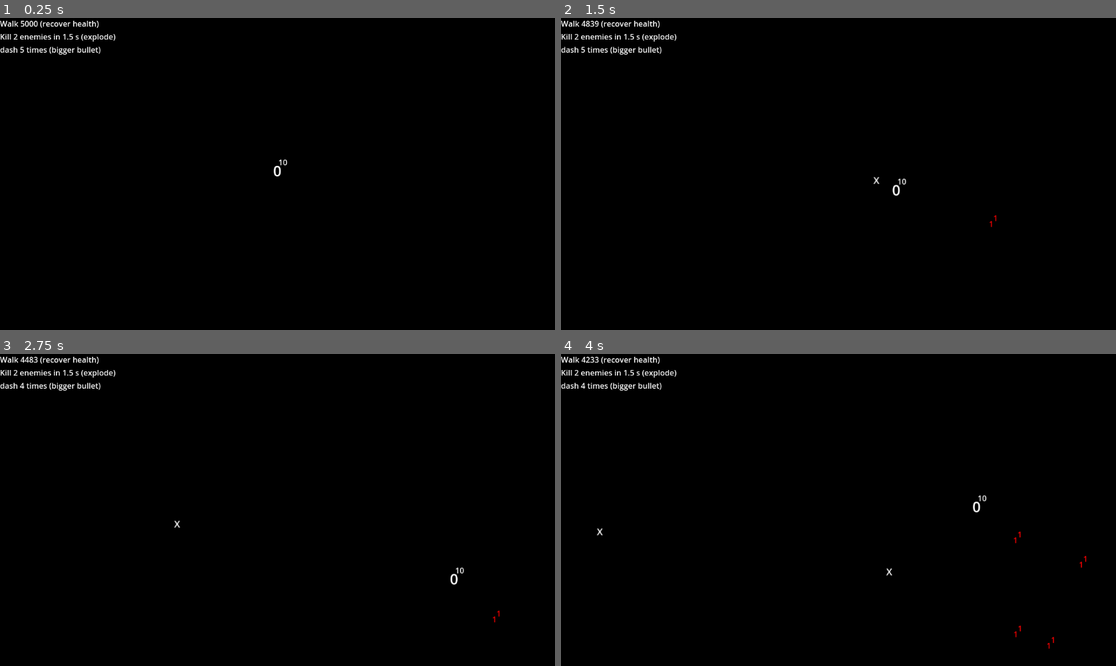
Above: before the commit, frames 1-4 (two rows, left to right).
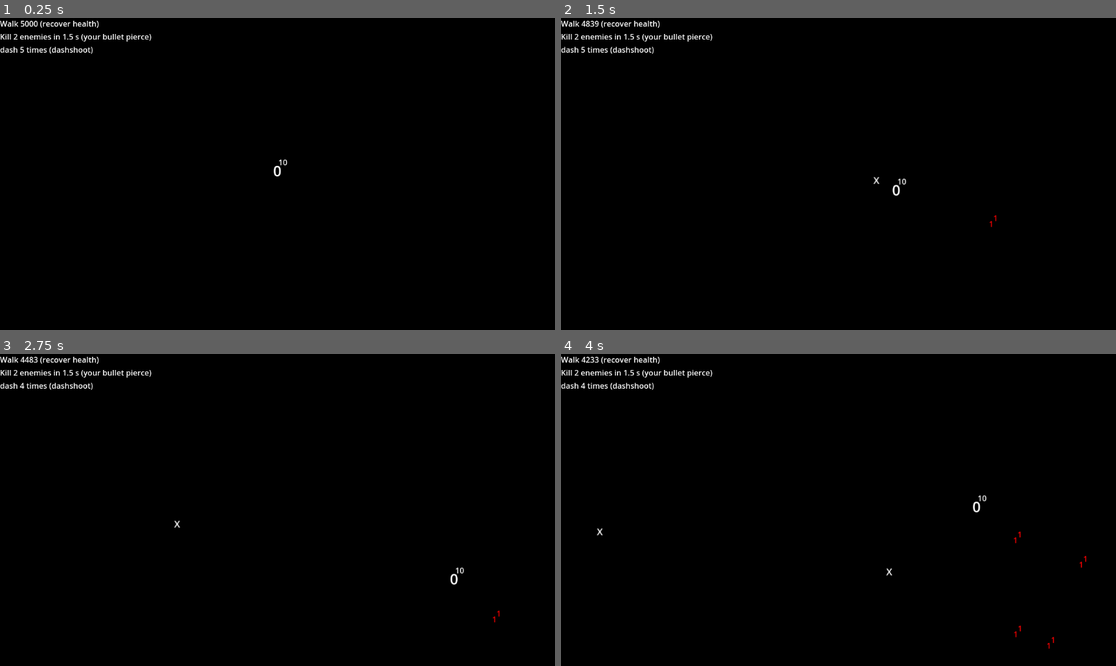
Above: after the commit, the same moments.

Repository: sentinelle28/game_jam_power
Game: Godot game, scene res://scene/gameplay_scene/gameplay_scene.tscn
The game is run twice, just before and just after one commit, with the same random seed, the same clock (stepped at 60 frames per second) and the same inputs. The project has no main scene, so this scene is started directly.
Inputs (mouse positions are in pixels of both pictures, inside the frame that each line leads up to):
- Up to frame 1 (0.25 s): no input
- Up to frame 2 (1.5 s): tap Enter at 0.5 s; move the mouse to (960, 158) at 0.52 s; hold Right (ui_right) 0.53-1.28 s; right-click (960, 158) at 0.6 s; move the mouse to (727, 189) at 1.27 s; hold Down (ui_down) from 1.28 s (still down); click (727, 189) at 1.35 s
- Up to frame 3 (2.75 s): move the mouse to (333, 441) at 2.02 s; release Down (ui_down) at 2.03 s; hold Right (ui_right) from 2.03 s (still down); right-click (333, 441) at 2.1 s
- Up to frame 4 (4 s): move the mouse to (810, 572) at 2.77 s; release Right (ui_right) at 2.78 s; hold Up (ui_up) 2.78-3.53 s; click (810, 572) at 2.85 s; move the mouse to (1005, 556) at 3.52 s; hold Left (ui_left) from 3.53 s (still down); right-click (1005, 556) at 3.6 s

The runs differ from the first frame. In frame 1, 0.3% of the frame differs, in the area x 9-28%, y 5-12%; in frame 2, 0.3%; in frame 3, 0.3%; in frame 4, 0.3%.

Commit message:
modified feature: explode on hit

Diff:
--- a/autoload/ref/upgrade_ref/upgrade_ref.gd
+++ b/autoload/ref/upgrade_ref/upgrade_ref.gd
@@ -3,7 +3,6 @@
 
 var positive_upgrade:Dictionary = {
 "recover health":CurrentHealthUpgrade.new(),
-"explode":ExplodeOnHit.new(),
 "bigger bullet":BulletSizeUpgrade.new(),
 "your bullet pierce":BulletPierceUpgrade.new(),
 "dashshoot":ShootOnDash.new()}
@@ -15,7 +14,7 @@
 "shoot slower":NegativeShootTimer.new()}
 
 var mega_upgrade:Array[MegaUpgrage] = [MegaDefenseUpgrade.new(),
-MegaHealthRecoveryUpgrade.new(),MegaShootingCoolDown.new()]
+MegaHealthRecoveryUpgrade.new(),MegaShootingCoolDown.new(),ExplodeOnHit.new()]
 
 
 func get_random_megas()->Array[MegaUpgrage]:
--- a/component/upgrade/normal/positive_upgrade/on_hit_upgrade/explode.gd
+++ b/component/upgrade/mega/on_hit_upgrade/explode.gd
@@ -15,3 +15,6 @@
 	StockerRef.particle_stocker.add_child(particle)
 	particle.global_position = player_pos
 	AudioController._play("explosion")
+
+func _init_mega()->void:
+	name_of_the_mega = "explode on hit"
--- a/component/upgrade/normal/positive_upgrade/on_hit_upgrade/on_hit_upgrade.gd
+++ b/component/upgrade/mega/on_hit_upgrade/on_hit_upgrade.gd
@@ -1,4 +1,4 @@
-extends UpgradeStrategyPattern
+extends MegaUpgrage
 
 class_name OnPlayerHitUpgrade
 var is_in_player:bool = false
